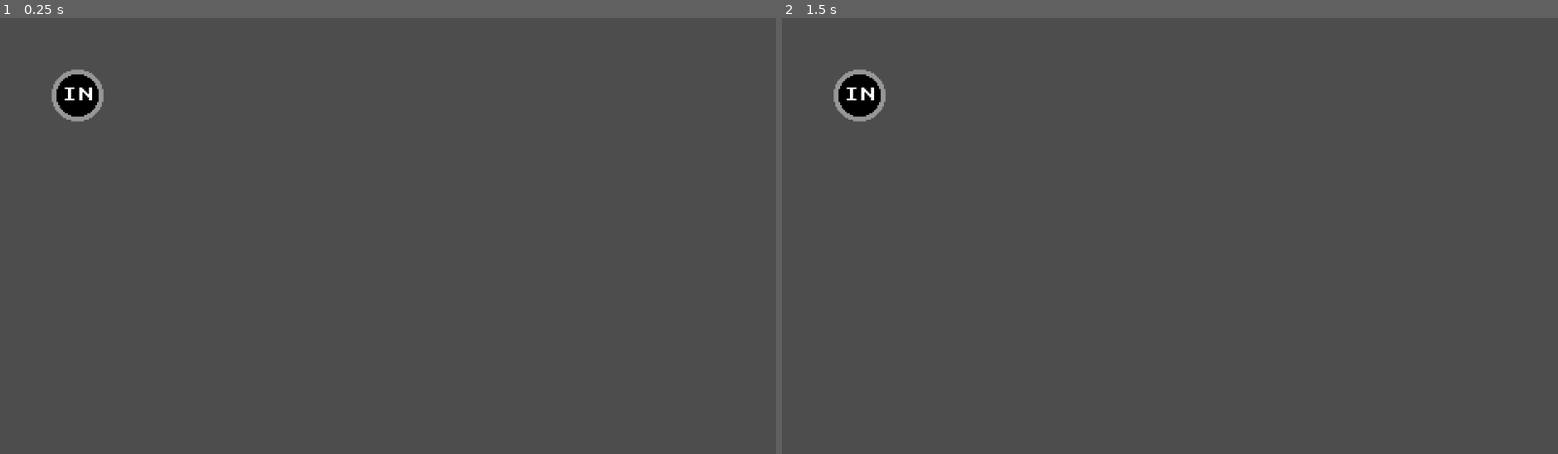
Above: before the commit, frames 1-2 (left to right).
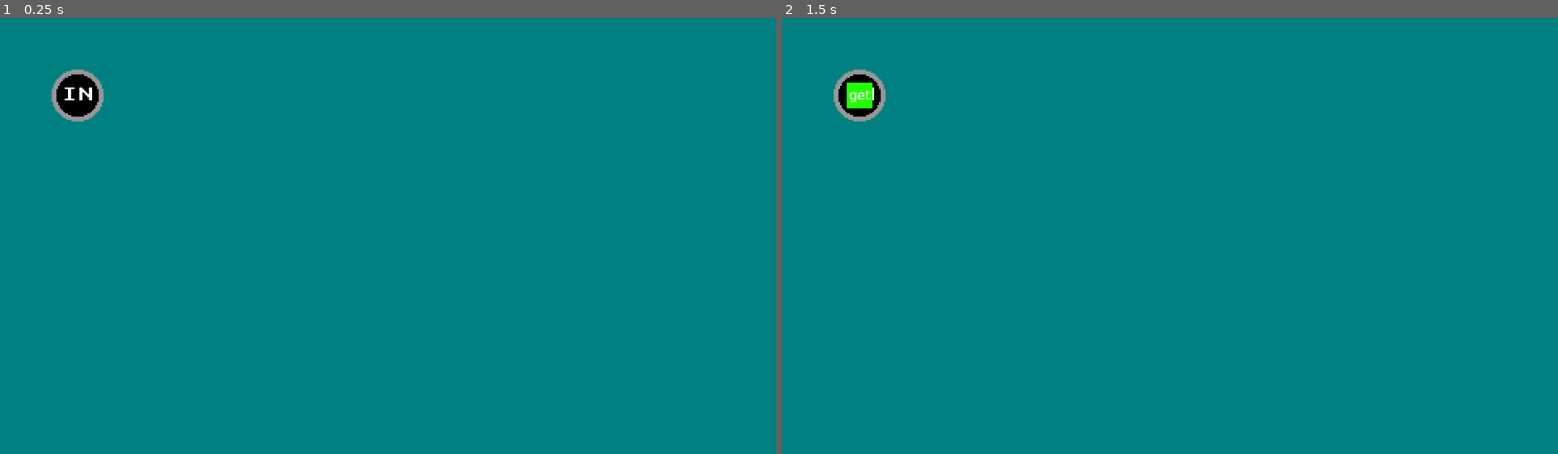
Above: after the commit, the same moments.

Repository: Birb-Games/gmtk-game-jam-2024
Game: Godot game, scene res://scenes/Root.tscn
Two runs of this game, one before a commit and one after it. Both use one fixed random seed, a clock stepped at 60 frames per second and the inputs below.
Inputs:
- Up to frame 1 (0.25 s): no input
- Up to frame 2 (1.5 s): tap Enter at 0.5 s; tap Space at 1.25 s

The runs differ from the first frame. In frame 1, 99% of the frame differs, in the area x 0-100%, y 0-100%; in frame 2, 100%.

Commit message:
started work on spawning mechanic, also updated artwork slightly

Diff:
--- a/project.godot
+++ b/project.godot
@@ -26,3 +26,4 @@
 textures/canvas_textures/default_texture_filter=0
 renderer/rendering_method="gl_compatibility"
 renderer/rendering_method.mobile="gl_compatibility"
+environment/defaults/default_clear_color=Color(0, 0.501961, 0.501961, 1)
--- /dev/null
+++ b/scenes/Get.tscn
@@ -0,0 +1,19 @@
+[gd_scene load_steps=4 format=3 uid="uid://bmhvpdgc6o6ll"]
+
+[ext_resource type="Script" path="res://scripts/get.gd" id="1_f0h48"]
+[ext_resource type="Texture2D" uid="uid://bo8ih4apltjfq" path="res://assets/sprites/get.png" id="1_q4pu3"]
+
+[sub_resource type="CircleShape2D" id="CircleShape2D_ev6j6"]
+radius = 18.0
+
+[node name="Get" type="Area2D" groups=["requests"]]
+scale = Vector2(0.5, 0.5)
+script = ExtResource("1_f0h48")
+
+[node name="Sprite2D" type="Sprite2D" parent="."]
+texture = ExtResource("1_q4pu3")
+
+[node name="CollisionShape2D" type="CollisionShape2D" parent="."]
+shape = SubResource("CircleShape2D_ev6j6")
+
+[connection signal="area_entered" from="." to="." method="_on_area_entered"]
--- a/scenes/Root.tscn
+++ b/scenes/Root.tscn
@@ -1,13 +1,18 @@
-[gd_scene load_steps=2 format=3 uid="uid://b37dd5cu6d7et"]
+[gd_scene load_steps=4 format=3 uid="uid://b37dd5cu6d7et"]
 
+[ext_resource type="Script" path="res://scripts/root.gd" id="1_3r0vi"]
 [ext_resource type="TileSet" uid="uid://bmlcccsr67y6q" path="res://assets/tiles/tiles.tres" id="1_nki4d"]
+[ext_resource type="PackedScene" uid="uid://bmhvpdgc6o6ll" path="res://scenes/Get.tscn" id="2_gmtlf"]
 
 [node name="Root" type="Node2D"]
+script = ExtResource("1_3r0vi")
+get_request = ExtResource("2_gmtlf")
 
 [node name="TileMapLayer" type="TileMapLayer" parent="."]
-tile_map_data = PackedByteArray(0, 0, 1, 0, 1, 0, 0, 0, 0, 0, 0, 0, 0, 0)
 tile_set = ExtResource("1_nki4d")
 
 [node name="Camera2D" type="Camera2D" parent="."]
 position = Vector2(240, 135)
 zoom = Vector2(2, 2)
+
+[node name="Requests" type="Node" parent="."]
--- /dev/null
+++ b/scripts/get.gd
@@ -0,0 +1,7 @@
+extends Area2D
+
+var ignore: bool = false
+
+# Called every frame. 'delta' is the elapsed time since the previous frame.
+func _process(delta: float) -> void:
+	pass
--- /dev/null
+++ b/scripts/root.gd
@@ -0,0 +1,60 @@
+extends Node2D
+
+@export var get_request: PackedScene
+
+# keeps track of the number of backed up requests, if any of these
+# exceed a certain threshold then you lose the game
+var spawn_counts = {
+	"spawn_get": 0
+}
+
+# once a timer runs out, reset it to these times
+var reset_times = {
+	"spawn_get": 5.0
+}
+
+var timers = {
+	"spawn_get": 1.0
+}
+
+var input_pipes = []
+
+const tile_atlas_positions = {
+	"in": Vector2i(0, 0)
+}
+
+func add_tile(id: String, x: int, y: int) -> void:
+	if id == "in":
+		input_pipes.push_back(Vector2i(x, y))
+	$TileMapLayer.set_cell(Vector2i(x, y), 0, tile_atlas_positions[id], 0)
+
+# Called when the node enters the scene tree for the first time.
+func _ready() -> void:
+	add_tile("in", 1, 1)
+
+func update_timers(dt: float) -> void:
+	# iterate through timers to update them
+	for id in timers:
+		timers[id] -= dt
+
+func spawn() -> void:
+	var tilemap_sz: float = $TileMapLayer.tile_set.tile_size.x
+	for id in timers:
+		if timers[id] <= 0.0:
+			# Chose a random input pipe
+			var rand_pipe = input_pipes[randi() % len(input_pipes)]
+			var instance
+			if id == "spawn_get":
+				instance = get_request.instantiate()
+			var x: float = tilemap_sz * rand_pipe.x + tilemap_sz / 2.0
+			var y: float = tilemap_sz * rand_pipe.y + tilemap_sz / 2.0
+			# Place the request in the world
+			instance.position = Vector2(x, y)
+			$Requests.add_child(instance)
+			timers[id] = reset_times[id]
+			spawn_counts[id] += 1
+
+# Called every frame. 'delta' is the elapsed time since the previous frame.
+func _process(delta: float) -> void:
+	update_timers(delta)
+	spawn()
Binary file changed: assets/tiles/tiles.png
